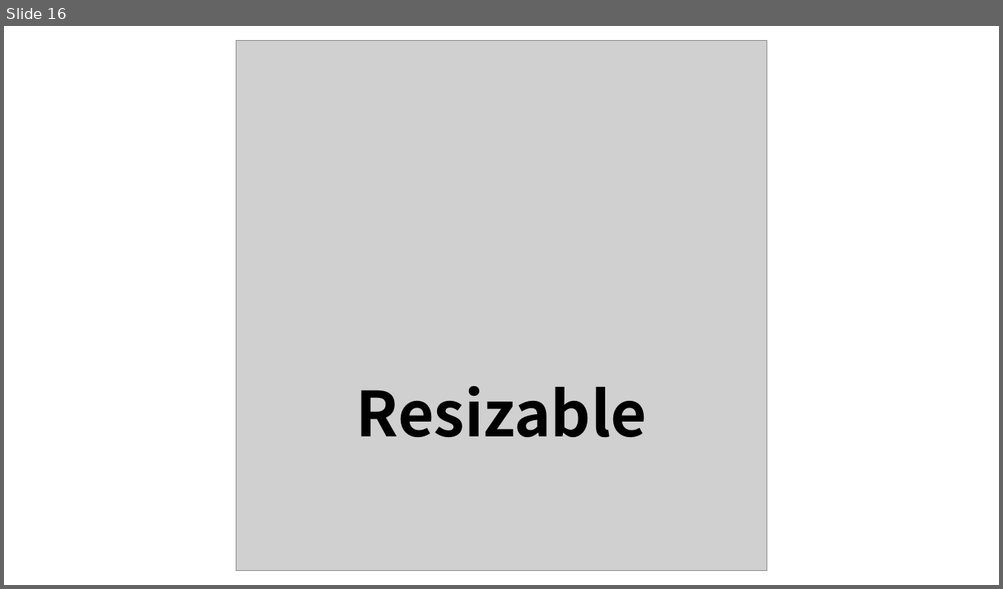
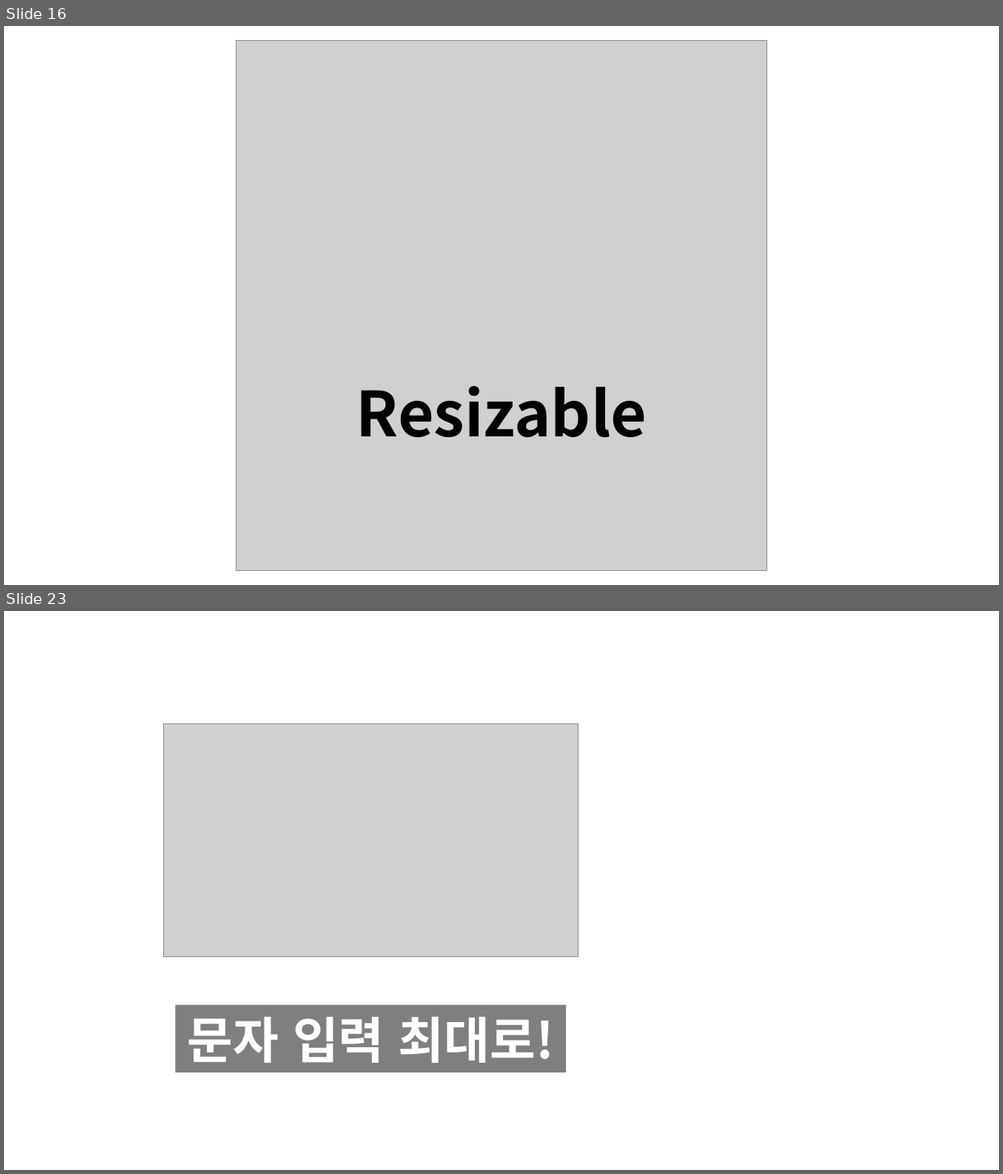
Before and after one commit to Seokhyeon-Park/icon-for-blog, a slide deck: icon.pptx. Shown one above the other, each under a label of ours: slide 16 before the commit, slides 16 and 23 after it; the slides between them are not shown. The pictures are 1003x589 and 1003x1174 pixels, drawn with LibreOffice and Linux fonts; fonts in the diff are those of the drawing; grey boxes stand for pictures. Boxes give left, top, right and bottom in pixels: in the first picture for what was removed or moved away, otherwise in the second. Text is boxed around its words. In the diff, an @@ line names an element or a change of style, - is before the commit and + after.

```diff
--- a/icon.pptx
+++ b/icon.pptx
@@ slide 23 added at (4,611,999,1170), background #FFFFFF @@
@@ picture added at (164,724,578,957) @@
@@ rectangle added at (176,1005,566,1073), fill #000000 at 50% opacity, 48 pt, text #FFFFFF, bold @@
+문자 입력 최대로!
```
Also in this commit, not shown: 3 slides changed, 11 other slides added, 8 other files.
